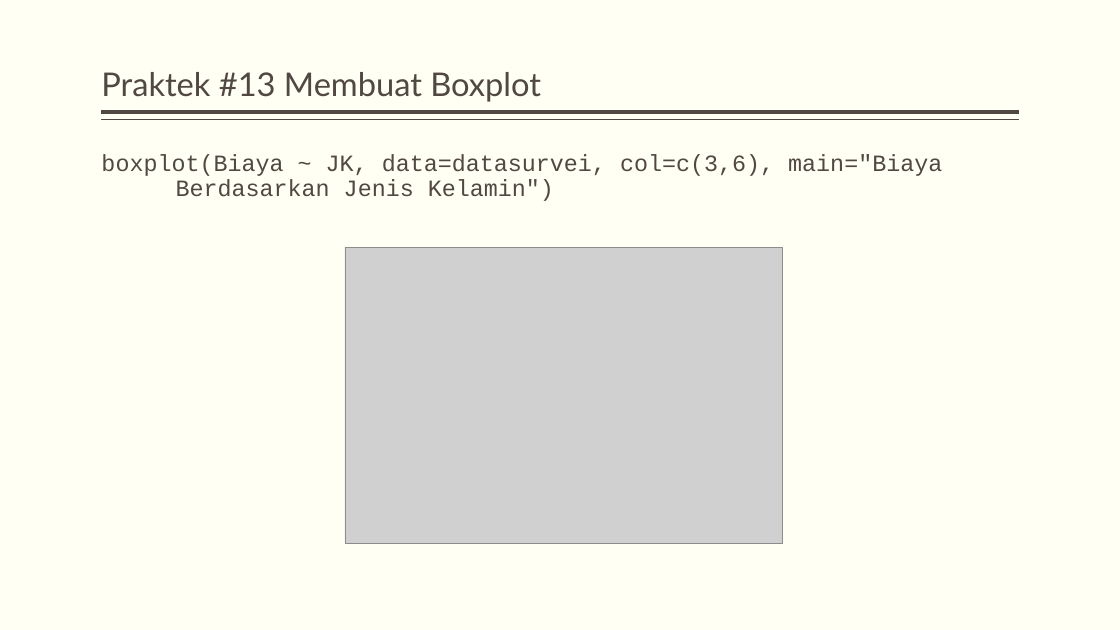
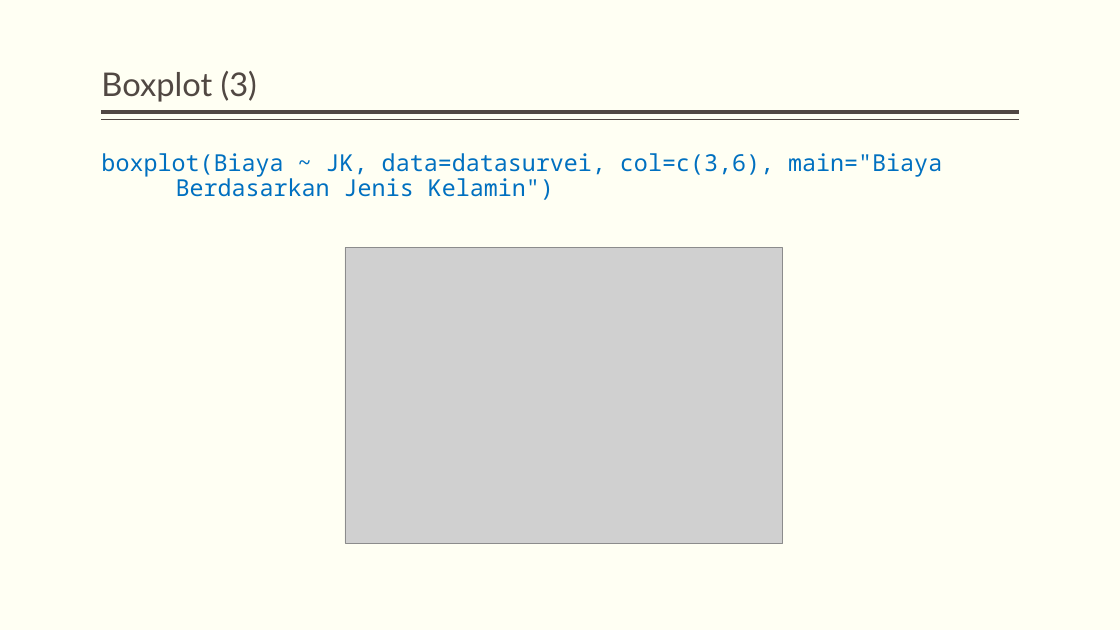
Before and after one commit to dewikiswani/pengantar-R, a slide deck: slide 57 of slide/pengenalan R.pptx (slide 54 before the commit). Drawn at 1120x630 pixels with LibreOffice and Linux fonts; fonts in the diff are those of the drawing; grey boxes stand for pictures. Boxes give left, top, right and bottom in pixels: in the first picture for what was removed or moved away, otherwise in the second. Text is boxed around its words. In the diff, an @@ line names an element or a change of style, - is before the commit and + after.

```diff
--- a/slide/pengenalan R.pptx
+++ b/slide/pengenalan R.pptx
@@ title at [101,71,257,102]: text changed @@
-Praktek #13 Membuat Boxplot
+Boxplot (3)
@@ text "boxplot(Biaya ~ JK, data=datasurvei, col=c(3,6), ..." at [101,153,942,200]: font Courier New to Noto Sans Mono, text colour #514843 to #0070C0 @@
```
Also in this commit, not shown: 6 other slides changed, 21 slides added, 15 slides removed, 1 other file.
